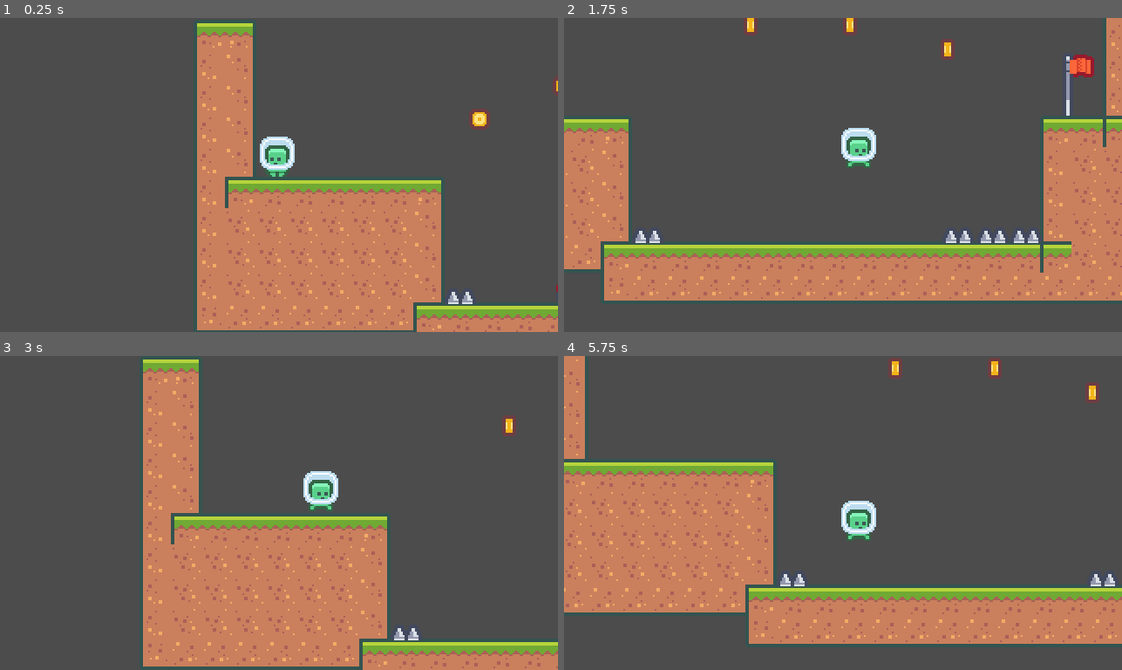
Above: before the commit, frames 1-4 (two rows, left to right).
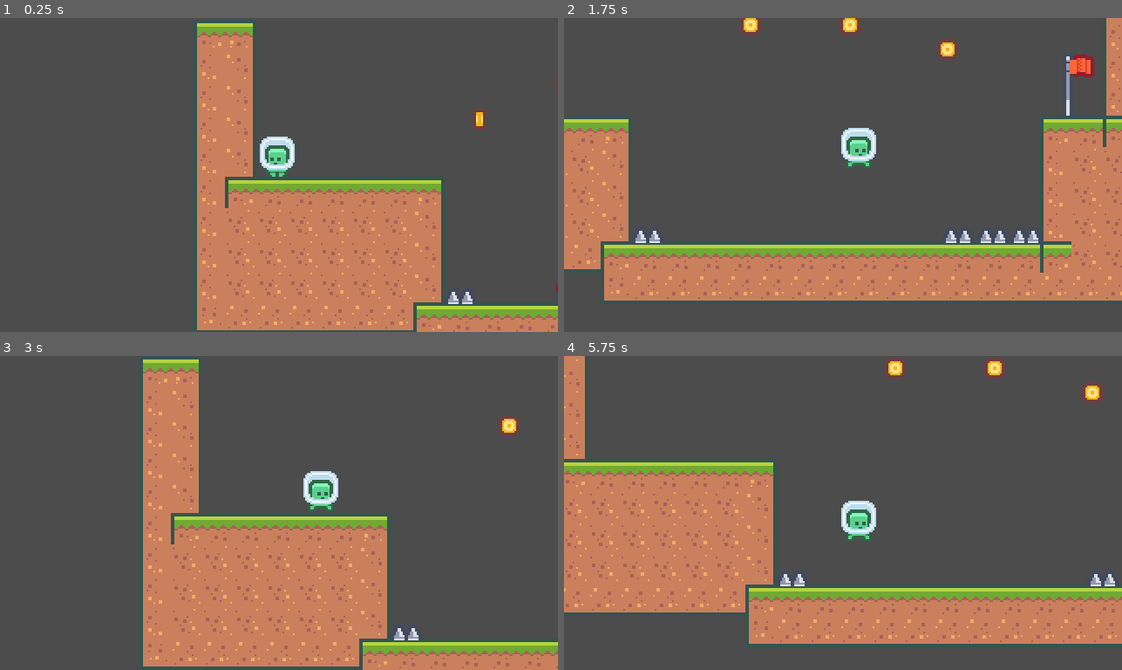
Above: after the commit, the same moments.

Repository: yplog/alloga
Game: Godot game, scene res://scenes/Main.tscn
Same seed, same stepped clock (60 frames per second), same inputs: the game is played once before the commit and once after it.
Inputs:
- Up to frame 1 (0.25 s): no input
- Up to frame 2 (1.75 s): hold D (move_right) from 0.53 s (still down); tap Space (dash) at 0.6, 1.35 s; tap W (jump) at 0.77, 1.52 s
- Up to frame 3 (3 s): release D (move_right) at 2.03 s; hold A (move_left) 2.03-2.78 s; tap Space (dash) at 2.1, 2.85 s; hold D (move_right) from 2.78 s (still down)
- Up to frame 4 (5.75 s): tap W (jump) at 3.02, 3.77, 4.52 s; tap Space (dash) at 3.6, 4.35, 5.1 s; release D (move_right) at 4.28 s; hold A (move_left) 4.28-5.03 s; hold D (move_right) from 5.03 s (still down)

The runs differ from the first frame. In frame 1, 0.2% of the frame differs, in the area x 84-100%, y 18-36%; in frame 2, 0.4%; in frame 3, 0.1%; in frame 4, 0.4%, in the area x 57-97%, y 0-15%.

Commit message:
coin counter

Diff:
--- a/scenes/BaseLevel.gd
+++ b/scenes/BaseLevel.gd
@@ -1,18 +1,31 @@
 extends Node
+
+signal coin_total_changed
 
 var playerScene = preload("res://scenes/Player.tscn")
 var spawnPosition = Vector2.ZERO
 var currentPlayerNode = null
+var totalCoins = 0
+var collectedCoins = 0
 
 func _ready():
 	spawnPosition = $Player.global_position
 	register_player($Player)
 
+	coin_total_changed(get_tree().get_nodes_in_group("coin").size())
+
+func coin_collected():
+	collectedCoins += 1
+	print("Coins: ", totalCoins, " ", collectedCoins)
+	emit_signal("coin_total_changed", totalCoins, collectedCoins)
+
+func coin_total_changed(newTotal):
+	totalCoins = newTotal
+	emit_signal("coin_total_changed", totalCoins, collectedCoins)
 
 func register_player(player):
 	currentPlayerNode = player
 	currentPlayerNode.connect("died", self, "on_player_died", [], CONNECT_DEFERRED)
-
 
 func create_player():
 	var playerInstance = playerScene.instance()
--- a/scenes/BaseLevel.tscn
+++ b/scenes/BaseLevel.tscn
@@ -8,7 +8,7 @@
 [ext_resource path="res://scenes/BaseLevel.gd" type="Script" id=6]
 [ext_resource path="res://scenes/Flag.tscn" type="PackedScene" id=7]
 
-[node name="BaseLevel" type="Node"]
+[node name="BaseLevel" type="Node" groups=["base_level"]]
 script = ExtResource( 6 )
 
 [node name="TileMap" type="TileMap" parent="."]
--- a/scenes/Coin.gd
+++ b/scenes/Coin.gd
@@ -8,5 +8,8 @@
 	call_deferred("disable_pickup")
 	print("pickup")
 
+	var baseLevel = get_tree().get_nodes_in_group("base_level")[0]
+	baseLevel.coin_collected()
+
 func disable_picup():
 	$Area2D/CollisionShape2D.disabled = true
--- a/scenes/Coin.tscn
+++ b/scenes/Coin.tscn
@@ -76,7 +76,7 @@
 [node name="Coin" type="Node2D"]
 script = ExtResource( 3 )
 
-[node name="Area2D" type="Area2D" parent="."]
+[node name="Area2D" type="Area2D" parent="." groups=["coin"]]
 collision_layer = 524288
 collision_mask = 524288
 
@@ -87,7 +87,6 @@
 [node name="AnimatedSprite" type="AnimatedSprite" parent="."]
 position = Vector2( 0, -1.03575 )
 frames = SubResource( 1 )
-frame = 1
 playing = true
 
 [node name="AnimationPlayer" type="AnimationPlayer" parent="."]
